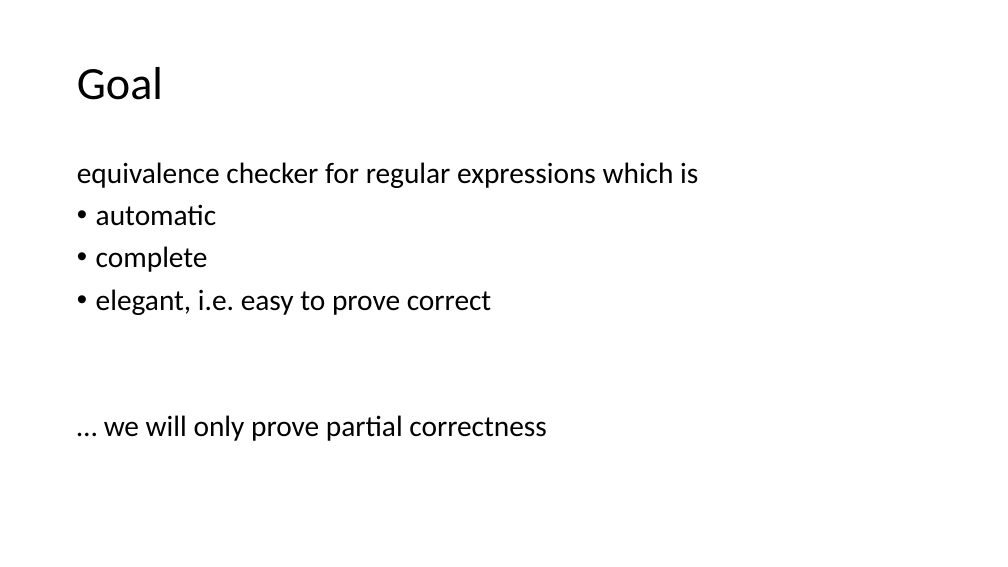
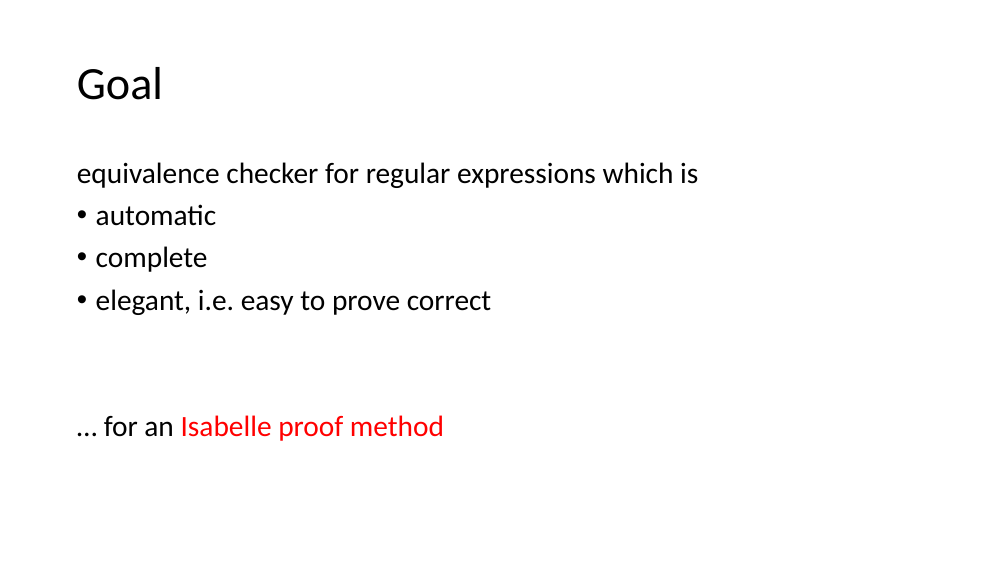
Before and after one commit to Helli/fds_seminar, a slide deck: slide 2 of slides.pptx. Drawn at 1008x567 pixels with LibreOffice and Linux fonts; fonts in the diff are those of the drawing. Boxes give left, top, right and bottom in pixels: in the first picture for what was removed or moved away, otherwise in the second. Text is boxed around its words. In the diff, an @@ line names an element or a change of style, - is before the commit and + after.

```diff
--- a/slides.pptx
+++ b/slides.pptx
@@ text at (104,415,444,441): text changed; text colour #000000 to #FF0000 @@
-… we will only prove partial correctness
+… for an Isabelle proof method
```
Also in this commit, not shown: 3 other files.
